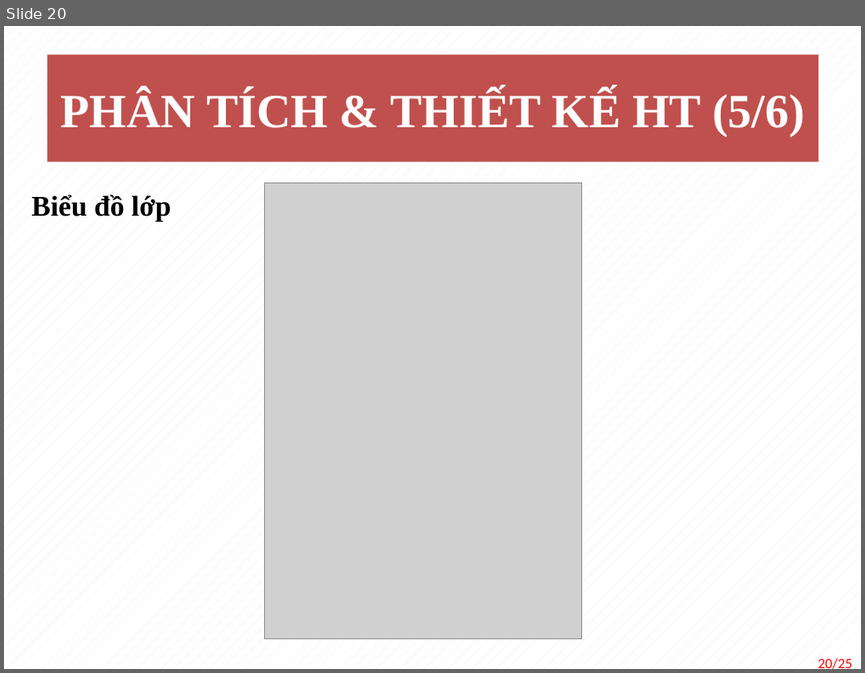
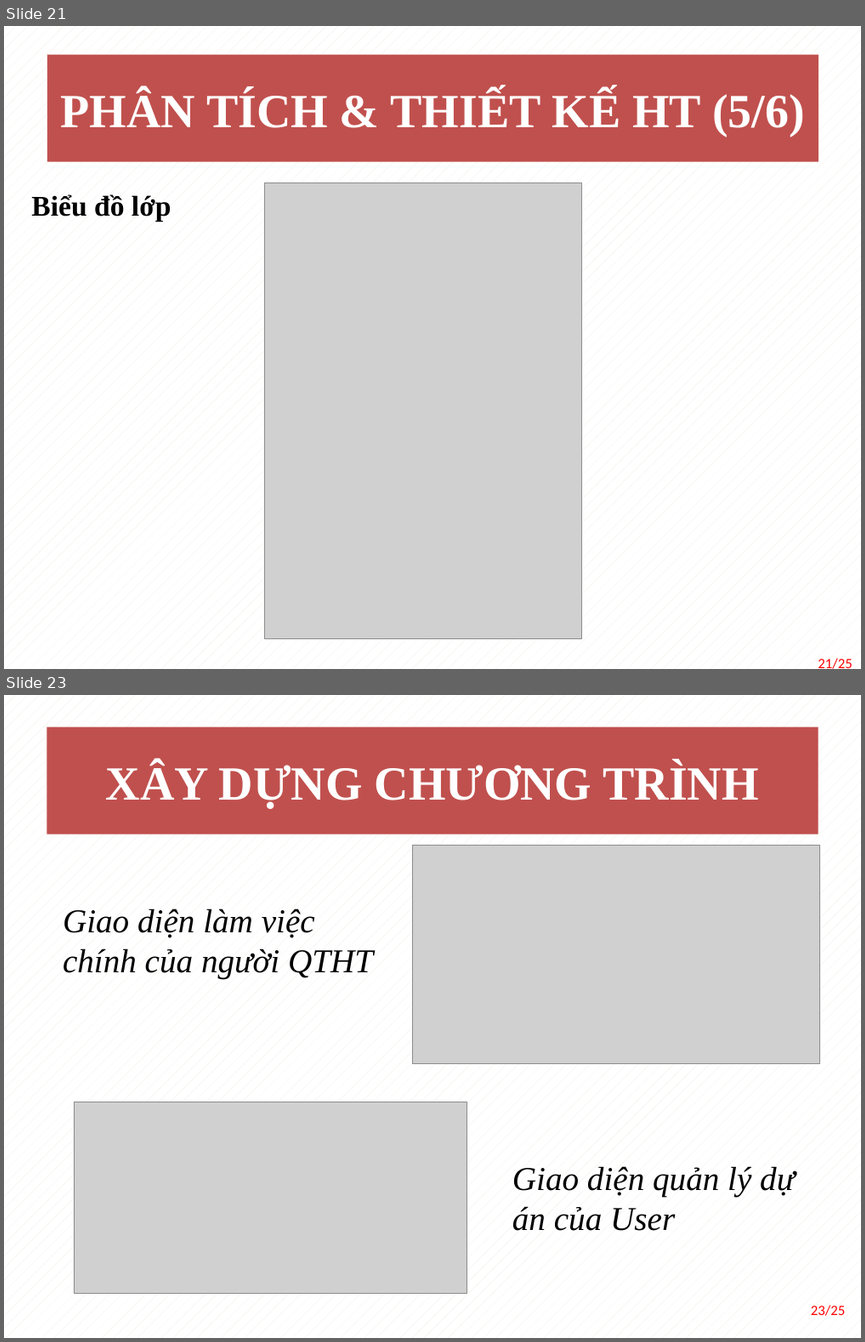
Before and after one commit to vukal2k/MyDoAn, a slide deck: document/TranLuongNgocTram_BaoCaoDoAn.pptx. Shown one above the other, each under a label of ours: slide 20 before the commit, slides 21 and 23 after it; the slides between them are not shown. The pictures are 865x673 and 865x1342 pixels, drawn with LibreOffice and Linux fonts; fonts in the diff are those of the drawing; grey boxes stand for pictures. Boxes give left, top, right and bottom in pixels: in the first picture for what was removed or moved away, otherwise in the second. Text is boxed around its words. In the diff, an @@ line names an element or a change of style, - is before the commit and + after.

```diff
--- a/document/TranLuongNgocTram_BaoCaoDoAn.pptx
+++ b/document/TranLuongNgocTram_BaoCaoDoAn.pptx
@@ slide 23 added at [4,695,861,1338], background pattern #EEECE1 on #FFFFFF @@
@@ rectangle added at [46,726,818,834], fill #C0504D, 40 pt, text #FFFFFF, bold @@
+XÂY DỰNG CHƯƠNG TRÌNH
@@ picture added at [413,845,820,1063] @@
@@ text added at [63,908,373,978], 28 pt, text #000000, italic @@
+Giao diện làm việc chính của người QTHT
@@ picture added at [75,1102,466,1293] @@
@@ text added at [512,1166,794,1231], 28 pt, text #000000, italic @@
+Giao diện quản lý dự án của User
@@ page number added at [811,1304,845,1315], 12 pt, text #FF0000 @@
+23/25
@@ what was slide 20 is now slide 21 @@
@@ page number at [817,658,851,669]: text changed @@
-20/25
+21/25
```
Also in this commit, not shown: 14 slides changed, 3 other slides added, 4 slides removed, 5 other files.
